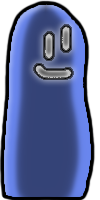
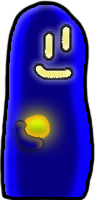
Layers edited between the first and the second 100 × 200 image:
hid group "Normal" (2 layers) over [4, 4, 91, 197]
added group "Fire" with 4 layers above "Super" over [4, 4, 91, 197]
added layer "Ebene 3" in group "Fire" over [15, 120, 44, 151]
added layer "Ebene 4" in group "Fire" over [23, 114, 51, 140]
added layer "Ebene 2" (2nd of 3, in "Fire") in group "Fire" over [33, 24, 74, 80]
added layer "Ebene 1" (2nd of 3, in "Fire") in group "Fire" over [4, 4, 91, 197]
